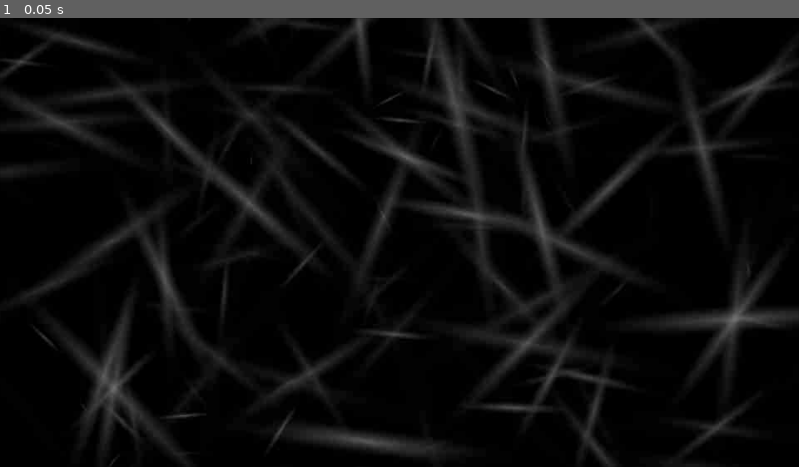
Above: before the commit, frame 1.
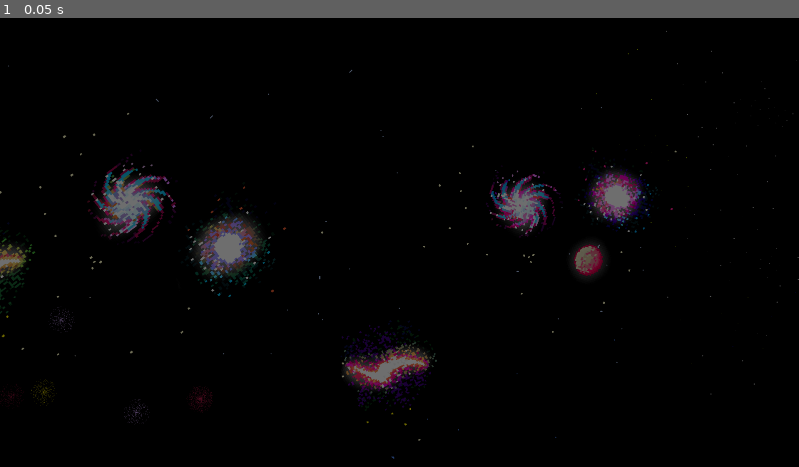
Above: after the commit, the same moment.

Repository: ricargoes/super-platypus-drifter
Game: Godot game, scene res://levels/Background.tscn
Two runs of this game, one before a commit and one after it. Both use one fixed random seed, a clock stepped at 60 frames per second and the inputs below. The project has no main scene, so this scene is started directly.
Inputs:
- Up to frame 1 (0.05 s): no input

The runs differ from the first frame. In frame 1, 17% of the frame differs, in the area x 0-100%, y 0-100%.

Commit message:
real background added

Diff:
--- a/levels/Background.tscn
+++ b/levels/Background.tscn
@@ -1,12 +1,10 @@
 [gd_scene load_steps=3 format=2]
 
-[ext_resource path="res://levels/space_placeholder.jpg" type="Texture" id=1]
+[ext_resource path="res://levels/background.png" type="Texture" id=1]
 [ext_resource path="res://levels/Background.gd" type="Script" id=2]
 
 [node name="Backgroud" type="Sprite"]
-scale = Vector2( 2, 2 )
+modulate = Color( 1, 1, 1, 0.435294 )
 texture = ExtResource( 1 )
 centered = false
-region_enabled = true
-region_rect = Rect2( 0, 0, 960, 540 )
 script = ExtResource( 2 )
Binary file added: levels/background.png
Not shown, added: levels/background.png.import
